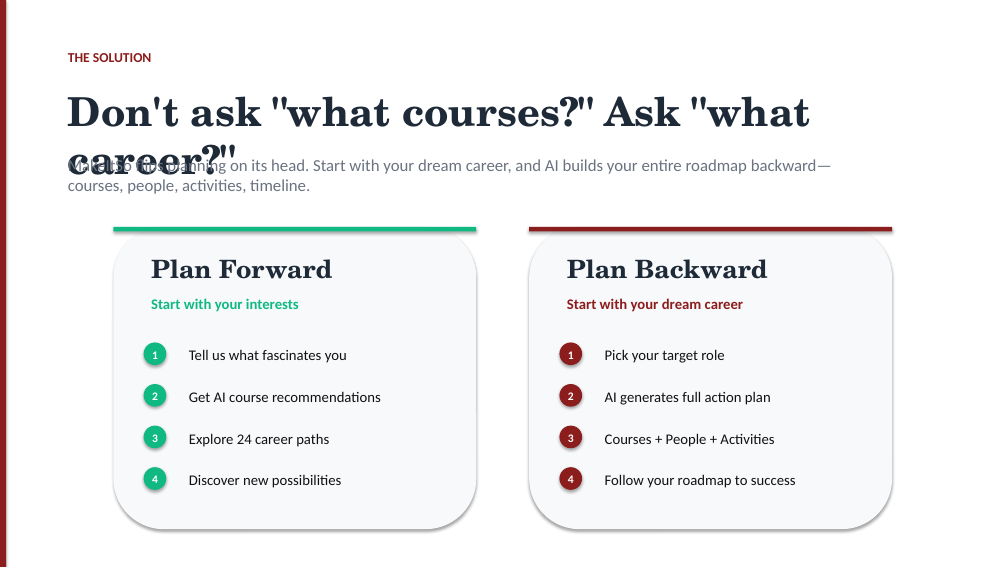
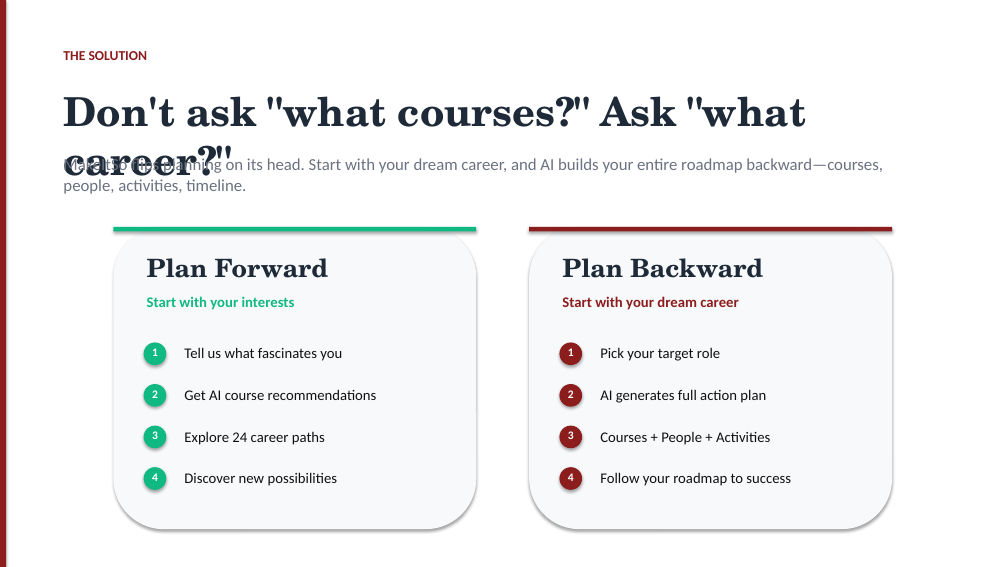
Before and after one commit to Hades-c/MakeItSo, a slide deck: slide 3 of MakeItSo_Pitch_Deck.pptx. Drawn at 1008x567 pixels with LibreOffice and Linux fonts; fonts in the diff are those of the drawing. Boxes give left, top, right and bottom in pixels: in the first picture for what was removed or moved away, otherwise in the second. Text is boxed around its words. In the diff, an @@ line names an element or a change of style, - is before the commit and + after.

```diff
--- a/MakeItSo_Pitch_Deck.pptx
+++ b/MakeItSo_Pitch_Deck.pptx
@@ text "THE SOLUTION" at (x1=63, y1=51, x2=148, y2=60): line spacing 1 to 16pt @@
@@ text "Don't ask "what courses?" Ask ..." at (x1=63, y1=96, x2=807, y2=189): line spacing 1 to 47pt @@
@@ text "MakeItSo flips planning on its ..." at (x1=63, y1=156, x2=883, y2=194): line spacing 1 to 20pt @@
@@ text "Plan Forward" at (x1=147, y1=258, x2=329, y2=278): line spacing 1 to 30pt @@
@@ text "Plan Backward" at (x1=562, y1=258, x2=763, y2=278): line spacing 1 to 30pt @@
@@ line spacing 1 to 13pt in 8 elements at (x1=152, y1=348, x2=158, y2=356), (x1=152, y1=390, x2=158, y2=398), (x1=152, y1=431, x2=158, y2=439), (x1=152, y1=473, x2=158, y2=481), (x1=568, y1=348, x2=574, y2=356), (x1=568, y1=390, x2=574, y2=398), (x1=568, y1=431, x2=574, y2=439), (x1=568, y1=473, x2=574, y2=481) @@
@@ line spacing 1 to 17pt in 10 elements at (x1=147, y1=296, x2=295, y2=310), (x1=184, y1=347, x2=342, y2=361), (x1=184, y1=389, x2=377, y2=400), (x1=184, y1=431, x2=325, y2=445), (x1=184, y1=472, x2=338, y2=486), (x1=562, y1=296, x2=738, y2=310), (x1=600, y1=347, x2=720, y2=361), (x1=600, y1=389, x2=766, y2=403), (x1=600, y1=432, x2=770, y2=445), (x1=600, y1=472, x2=791, y2=486) @@
```
Also in this commit, not shown: 10 other slides changed, 1 other file.
